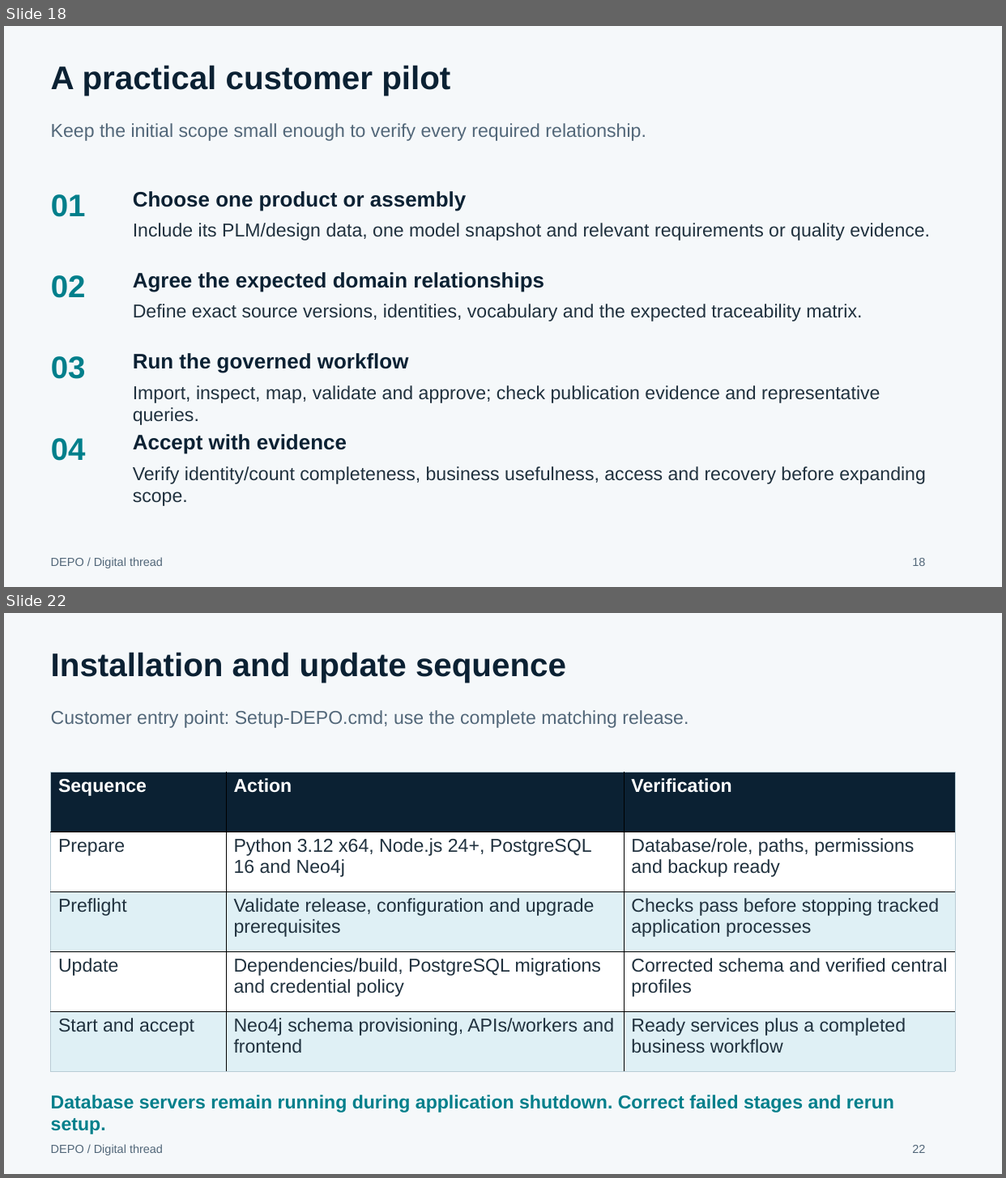
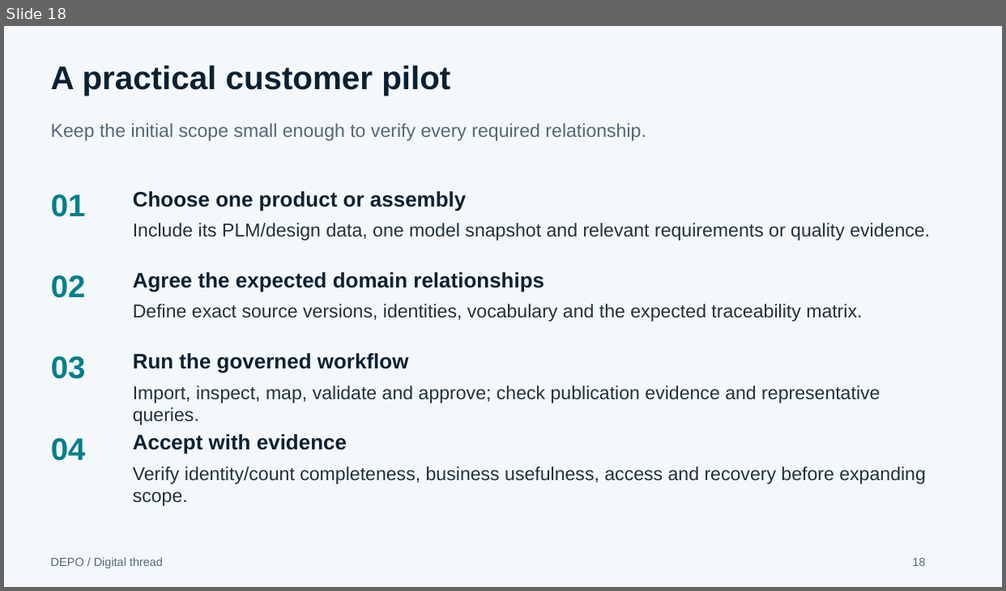
Before and after one commit to dparitosh/PMem, a slide deck: deliverables/DEPO_Functional_Architecture_and_Deployment.pptx. Shown one above the other, each under a label of ours: slides 18 and 22 before the commit, slide 18 after it; the slides between them are not shown. The pictures are 1006x1178 and 1006x591 pixels, drawn with LibreOffice and Linux fonts; fonts in the diff are those of the drawing. Boxes give left, top, right and bottom in pixels: in the first picture for what was removed or moved away, otherwise in the second. Text is boxed around its words. In the diff, an @@ line names an element or a change of style, - is before the commit and + after.

```diff
--- a/deliverables/DEPO_Functional_Architecture_and_Deployment.pptx
+++ b/deliverables/DEPO_Functional_Architecture_and_Deployment.pptx
@@ slide 22 removed at (x1=4, y1=613, x2=1002, y2=1174), background #F5F8FA @@
@@ text removed at (x1=51, y1=652, x2=566, y2=683) @@
-Installation and update sequence
@@ text removed at (x1=51, y1=710, x2=688, y2=728) @@
-Customer entry point: Setup-DEPO.cmd; use the complete matching release.
@@ table removed at (x1=50, y1=772, x2=955, y2=1071), 5 rows, 3 columns @@
-Sequence | Action | Verification
-Prepare | Python 3.12 x64, Node.js 24+, PostgreSQL 16 and Neo4j | Database/role, paths, permissions and backup ready
-Preflight | Validate release, configuration and upgrade prerequisites | Checks pass before stopping tracked application processes
-Update | Dependencies/build, PostgreSQL migrations and credential policy | Corrected schema and verified central profiles
-Start and accept | Neo4j schema provisioning, APIs/workers and frontend | Ready services plus a completed business workflow
@@ text removed at (x1=51, y1=1095, x2=894, y2=1135) @@
-Database servers remain running during application shutdown. Correct failed stages and rerun setup.
@@ text removed at (x1=51, y1=1144, x2=163, y2=1156) @@
-DEPO / Digital thread
@@ text removed at (x1=912, y1=1145, x2=925, y2=1153) @@
-22
```
Also in this commit, not shown: 5 other slides removed, 2 other files.
